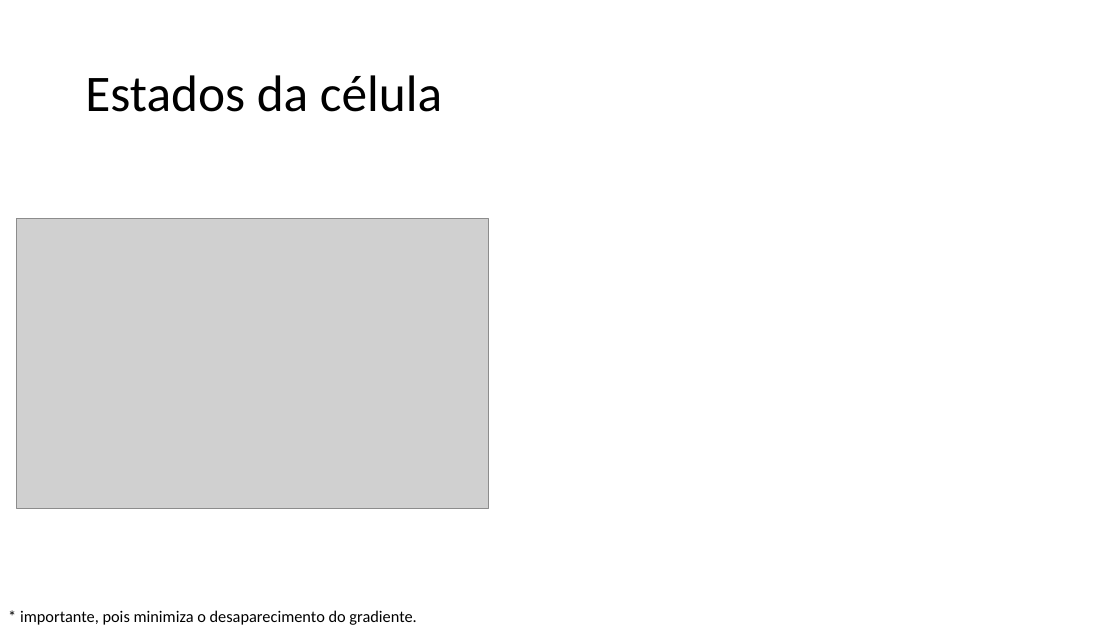
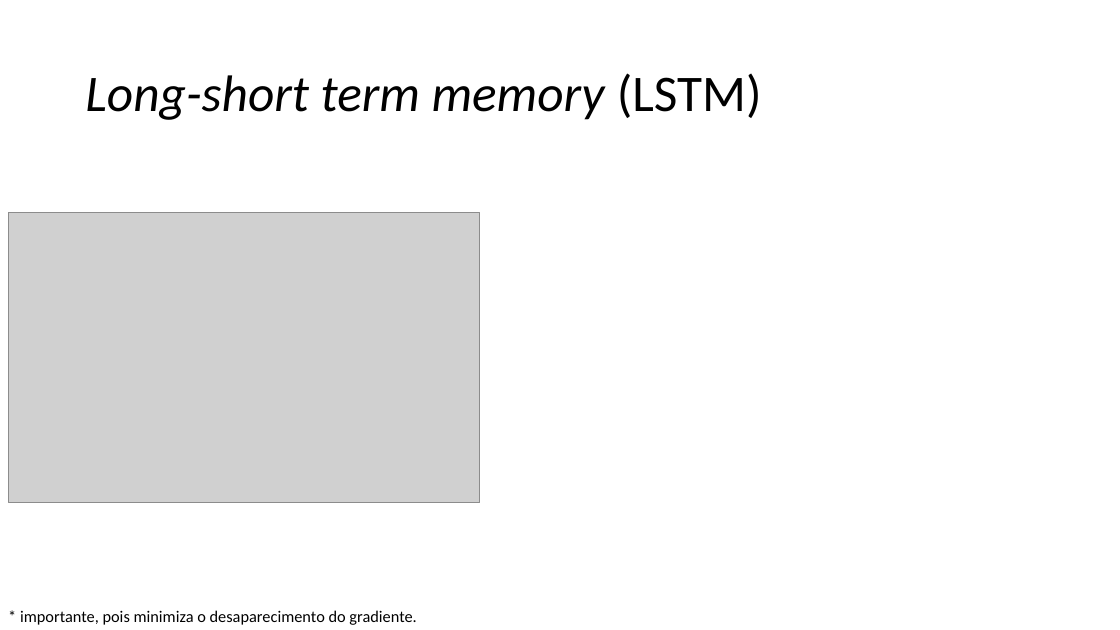
Before and after one commit to zz4fap/c24_inteligencia_artificial, a slide deck: slide 50 of slides/C24_RNN.pptx. Drawn at 1120x630 pixels with LibreOffice and Linux fonts; fonts in the diff are those of the drawing; grey boxes stand for pictures. Boxes give left, top, right and bottom in pixels: in the first picture for what was removed or moved away, otherwise in the second. Text is boxed around its words. In the diff, an @@ line names an element or a change of style, - is before the commit and + after.

```diff
--- a/slides/C24_RNN.pptx
+++ b/slides/C24_RNN.pptx
@@ title at bbox=[85, 73, 762, 120]: text changed; italic on @@
-Estados da célula
+Long-short term memory (LSTM)
@@ picture: place and size @@
-picture at bbox=[17, 218, 488, 508]
+picture at bbox=[8, 213, 480, 502]
```
Also in this commit, not shown: 3 other slides changed, 3 slides added, 1 slide removed.
